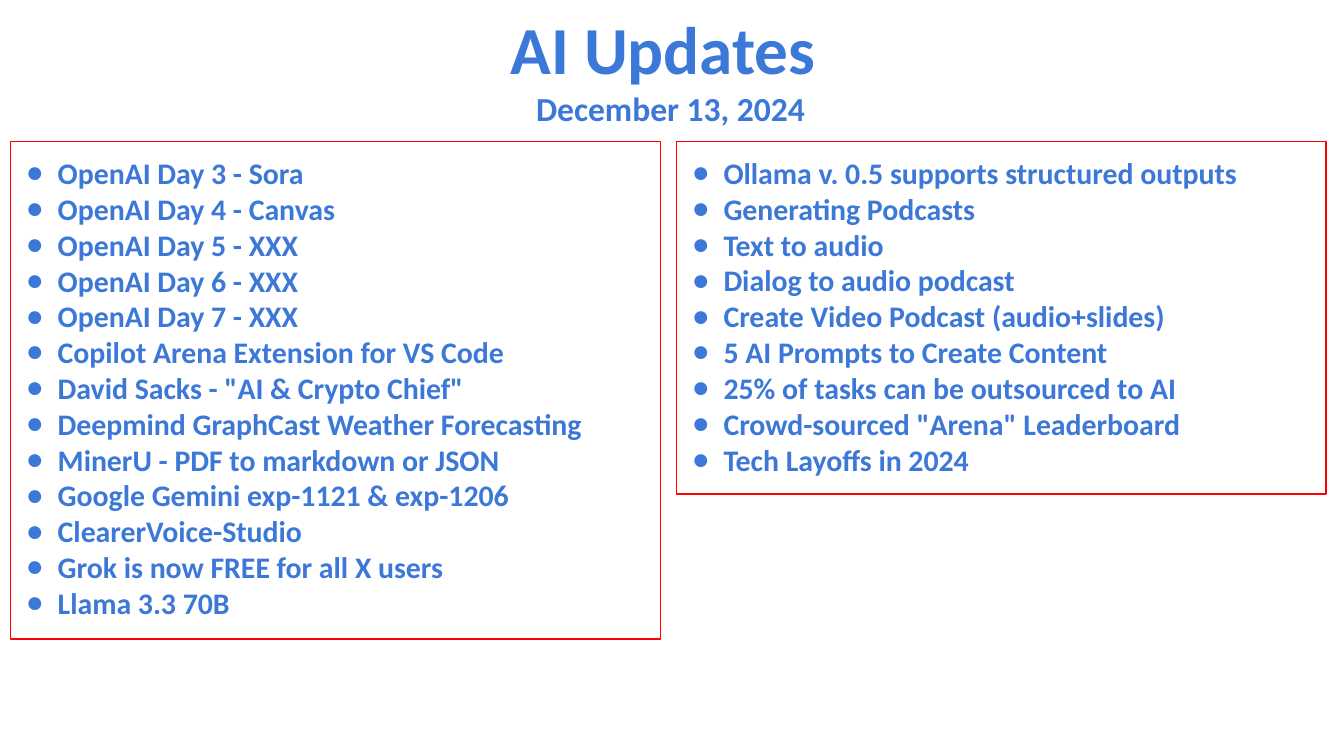
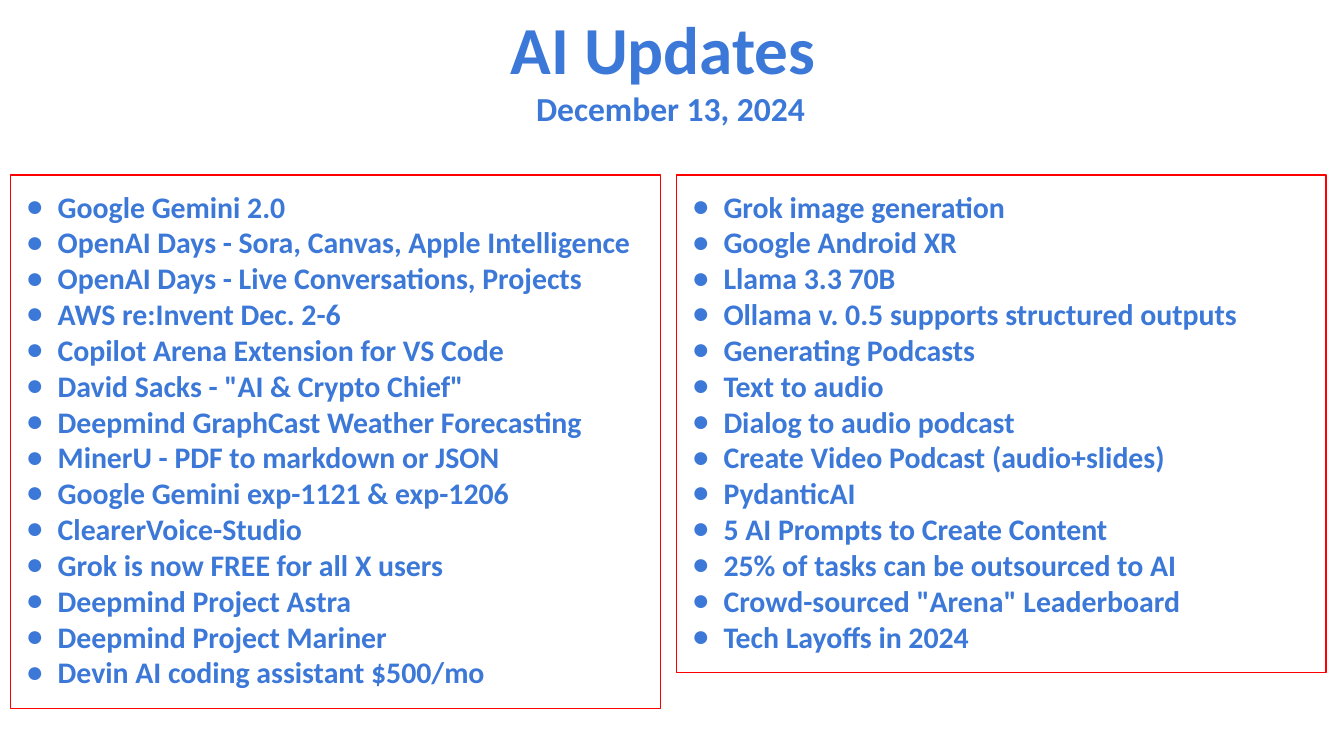
Before and after one commit to lselector/seminar, a slide deck: slide 1 of 2024/2024-12-13-AI-Updates.pptx. Drawn at 1344x756 pixels with LibreOffice and Linux fonts; fonts in the diff are those of the drawing. Boxes give left, top, right and bottom in pixels: in the first picture for what was removed or moved away, otherwise in the second. Text is boxed around its words. In the diff, an @@ line names an element or a change of style, - is before the commit and + after.

```diff
--- a/2024/2024-12-13-AI-Updates.pptx
+++ b/2024/2024-12-13-AI-Updates.pptx
@@ rectangle "Google Gemini 2.0": place and size @@
-rectangle "Google Gemini 2.0" at [11,141,660,638]
+rectangle "Google Gemini 2.0" at [11,175,660,708]
@@ rectangle "Grok image generation": place and size @@
-rectangle "Grok image generation" at [676,141,1325,495]
+rectangle "Grok image generation" at [676,175,1325,672]
@@ text in rectangle at [58,197,630,325]: text changed @@
-● OpenAI Day 3 - Sora
-● OpenAI Day 4 - Canvas
-● OpenAI Day 5 - XXX
-● OpenAI Day 6 - XXX
-● OpenAI Day 7 - XXX
+● Google Gemini 2.0
+● OpenAI Days - Sora, Canvas, Apple Intelligence
+● OpenAI Days - Live Conversations, Projects
+● AWS re:Invent Dec. 2-6
@@ text in rectangle at [724,197,1004,289]: paragraphs added @@
+● Grok image generation
+● Google Android XR
+● Llama 3.3 70B
@@ text in rectangle at [724,483,856,509]: paragraph added @@
+● PydanticAI
@@ text in rectangle at [58,591,484,688]: text changed @@
-● Llama 3.3 70B
+● Deepmind Project Astra
+● Deepmind Project Mariner
+● Devin AI coding assistant $500/mo
```
Also in this commit, not shown: 12 other slides changed, 4 slides added, 4 slides removed.
